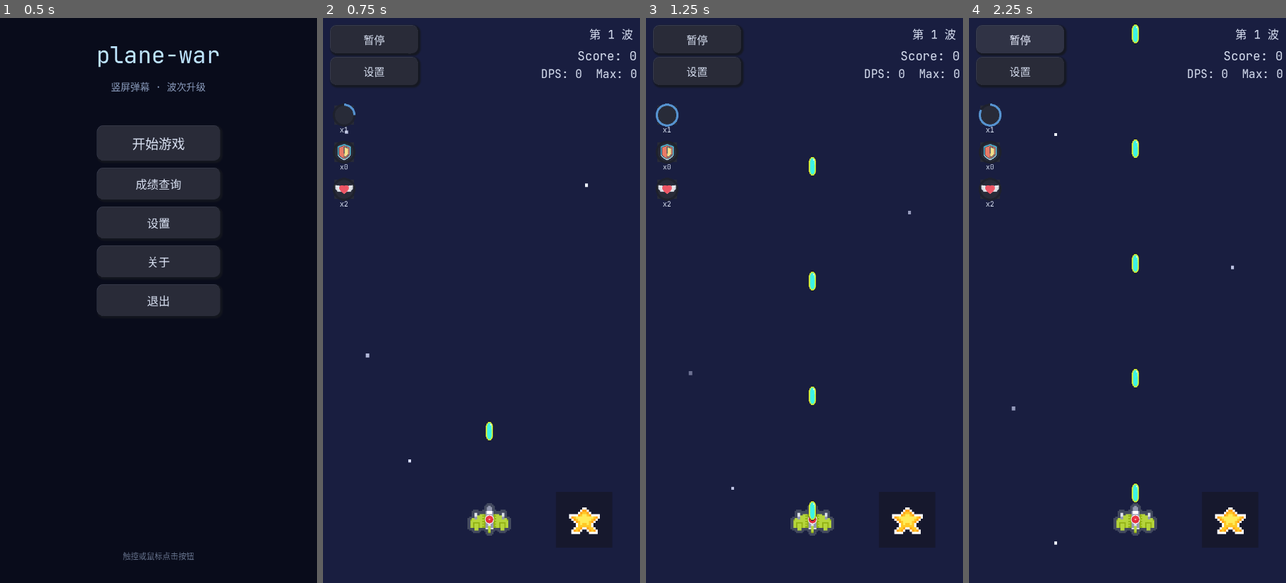
Above: before the commit, frames 1-4 (left to right).
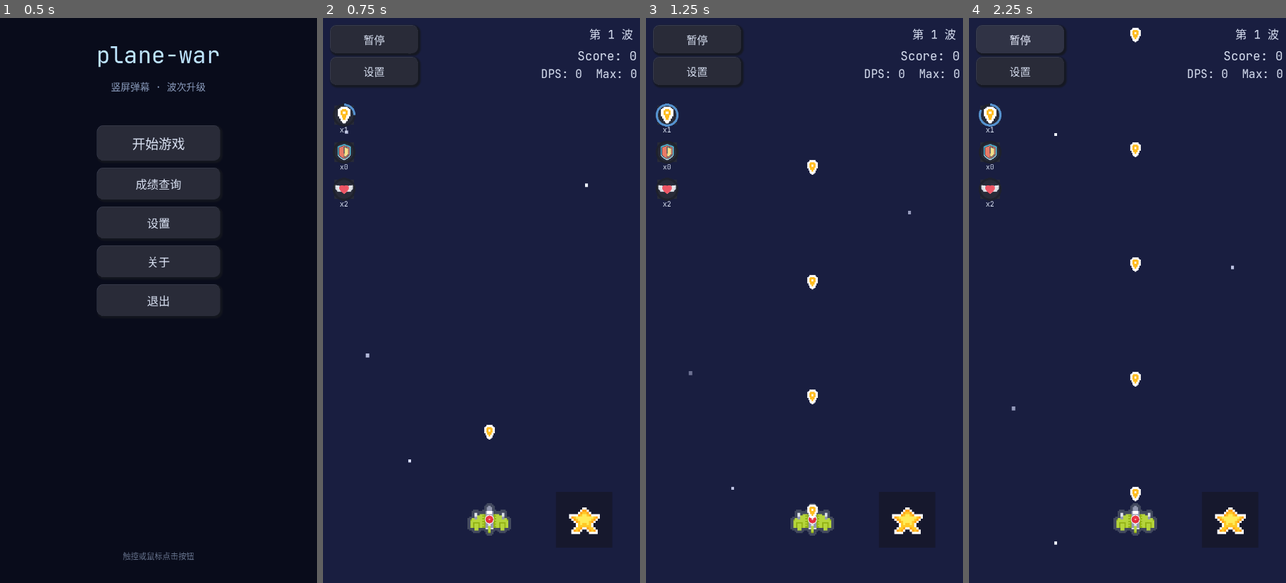
Above: after the commit, the same moments.

Repository: qingzhixing/plane-war
Game: Godot game, scene res://scenes/MainMenu.tscn
Two runs of this game, one before a commit and one after it. Both use one fixed random seed, a clock stepped at 60 frames per second and the inputs below. Sound files missing from this copy of the repository are replaced by a short silence.
Inputs:
- Up to frame 1 (0.5 s): no input
- Up to frame 2 (0.75 s): click "开始游戏" at 0.5 s
- Up to frame 3 (1.25 s): no input
- Up to frame 4 (2.25 s): click "暂停" at 1.25 s; click "继续" at 2 s

Frame 1 is identical in both runs. In frame 2, 0.2% of the frame differs, in the area x 4-55%, y 15-75%; in frame 3, 0.4%; in frame 4, 0.5%, in the area x 4-55%, y 1-86%.

Commit message:
🎨 UI: 替换玩家飞机与子弹贴图，移除旧资源文件
Co-Authored-By: Claude Sonnet 4.6 <noreply@anthropic.com>

Diff:
--- a/scenes/Main.tscn
+++ b/scenes/Main.tscn
@@ -11,7 +11,7 @@
 [ext_resource type="Theme" uid="uid://6gltwgxumk04" path="res://assets/theme/default_ui_theme.tres" id="11_ui_theme"]
 [ext_resource type="PackedScene" uid="uid://5hppc0ylcbtl" path="res://scenes/ui/SpellStarButton.tscn" id="14_spell_star_button"]
 [ext_resource type="PackedScene" uid="uid://bwh6830w5vlxv" path="res://scenes/ui/StatusSlot.tscn" id="15_status_slot"]
-[ext_resource type="Texture2D" uid="uid://bquveuxuu5fn7" path="res://assets/sprites/bullets/tile_0003.png" id="16_tex_gun"]
+[ext_resource type="Texture2D" uid="uid://bquveuxuu5fn7" path="res://assets/sprites/bullets/player_bullet.png" id="16_tex_gun"]
 [ext_resource type="Texture2D" uid="uid://bwmh6snhuyc61" path="res://assets/ui/heart.svg" id="18_tex_life"]
 [ext_resource type="Texture2D" uid="uid://rayda7qtyusb" path="res://assets/ui/star/star4.png" id="19_tex_spell"]
 [ext_resource type="Texture2D" uid="uid://dfk08r28unnt8" path="res://assets/sprites/bullets/Arrow.png" id="20_tex_arrow"]
--- a/scenes/Player.tscn
+++ b/scenes/Player.tscn
@@ -1,13 +1,13 @@
 [gd_scene format=3 uid="uid://drk5g4eslf2h3"]
 
 [ext_resource type="Script" uid="uid://b3aigm1lpksqa" path="res://scripts/player.gd" id="1_p0vlq"]
-[ext_resource type="PackedScene" path="res://scenes/bullets/PlayerBullet.tscn" id="2_basic"]
+[ext_resource type="PackedScene" uid="uid://cptjx6iucl78c" path="res://scenes/bullets/PlayerBullet.tscn" id="2_basic"]
 [ext_resource type="PackedScene" uid="uid://cs67ap8o7es0i" path="res://scenes/bullets/PlayerArrow.tscn" id="3_arrow"]
 [ext_resource type="PackedScene" uid="uid://dyr2asbsbh0sp" path="res://scenes/bullets/PlayerBoomerang.tscn" id="4_boomerang"]
 [ext_resource type="PackedScene" uid="uid://dnccqe6etmx3l" path="res://scenes/bullets/PlayerBomb.tscn" id="5_bomb"]
 [ext_resource type="Script" uid="uid://1u2vm5sqjwma" path="res://scripts/hit_judgement_visual.gd" id="6_hit"]
 [ext_resource type="Script" uid="uid://dc24c6fqlvntc" path="res://scripts/player_graze_area.gd" id="7_graze"]
-[ext_resource type="Texture2D" uid="uid://bjaey416lse78" path="res://assets/sprites/player/ship_0002.png" id="8_khinc"]
+[ext_resource type="Texture2D" uid="uid://bjaey416lse78" path="res://assets/sprites/player/player_ship.png" id="8_khinc"]
 
 [sub_resource type="CircleShape2D" id="CircleShape2D_3li8b"]
 radius = 24.0
--- a/scenes/bullets/PlayerBullet.tscn
+++ b/scenes/bullets/PlayerBullet.tscn
@@ -1,23 +1,21 @@
-[gd_scene format=3]
+[gd_scene format=3 uid="uid://cptjx6iucl78c"]
 
-[ext_resource type="Script" path="res://scripts/bullets/PlayerBullet.gd" id="1_script"]
-[ext_resource type="Texture2D" path="res://assets/sprites/bullets/bullet_player_basic.png" id="2_tex"]
+[ext_resource type="Script" uid="uid://dkesqeyvv67v1" path="res://scripts/bullets/PlayerBullet.gd" id="1_script"]
+[ext_resource type="Texture2D" uid="uid://bquveuxuu5fn7" path="res://assets/sprites/bullets/player_bullet.png" id="2_p7wmw"]
 
 [sub_resource type="CapsuleShape2D" id="1_shape"]
 radius = 11.666666
-height = 63.333332
+height = 31.42857
 
-[node name="PlayerBullet" type="Area2D"]
+[node name="PlayerBullet" type="Area2D" unique_id=1489504139]
 z_index = 12
 z_as_relative = false
-scale = Vector2(0.7, 0.7)
 script = ExtResource("1_script")
 
-[node name="Sprite2D" type="Sprite2D" parent="."]
-position = Vector2(1.1920929e-07, 2.3841858e-07)
-rotation = 1.5701729
-scale = Vector2(0.04, 0.04)
-texture = ExtResource("2_tex")
+[node name="Sprite2D" type="Sprite2D" parent="." unique_id=1435521287]
+position = Vector2(0, 2.857143)
+scale = Vector2(2.355, 2.355)
+texture = ExtResource("2_p7wmw")
 
-[node name="CollisionShape2D" type="CollisionShape2D" parent="."]
+[node name="CollisionShape2D" type="CollisionShape2D" parent="." unique_id=2068878352]
 shape = SubResource("1_shape")
Binary file removed: assets/sprites/bullets/bullet_player_basic.png
Not shown, removed: assets/sprites/bullets/bullet_player_basic.png.import
Binary file added: assets/sprites/bullets/player_bullet.png
Not shown, changed: assets/sprites/bullets/player_bullet.png.import
Renamed: assets/sprites/player/ship_0002.png -> assets/sprites/player/player_ship.png
Not shown, changed: assets/sprites/player/player_ship.png.import
Binary file removed: assets/sprites/player/player_ship_base.png
